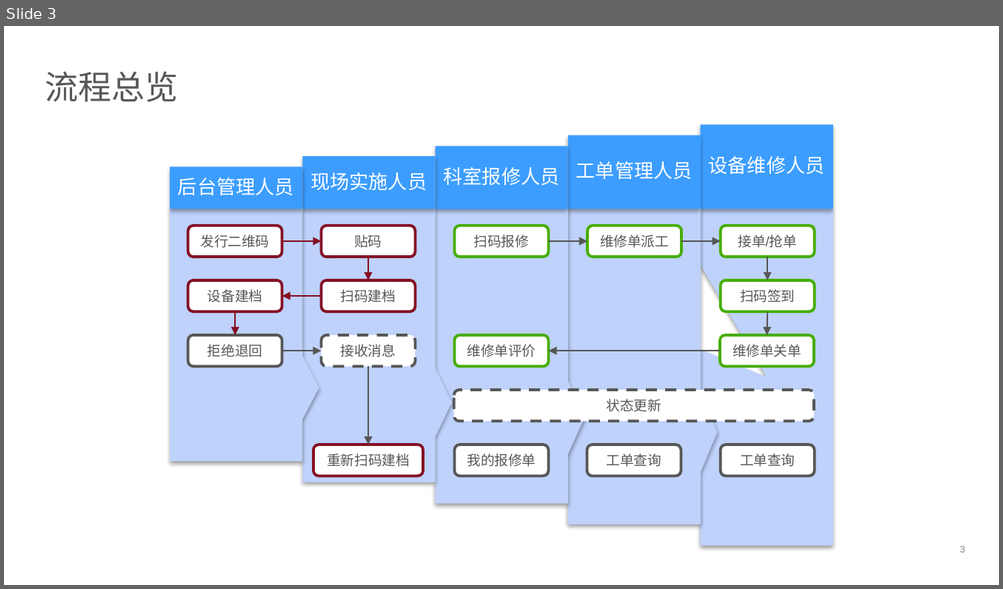
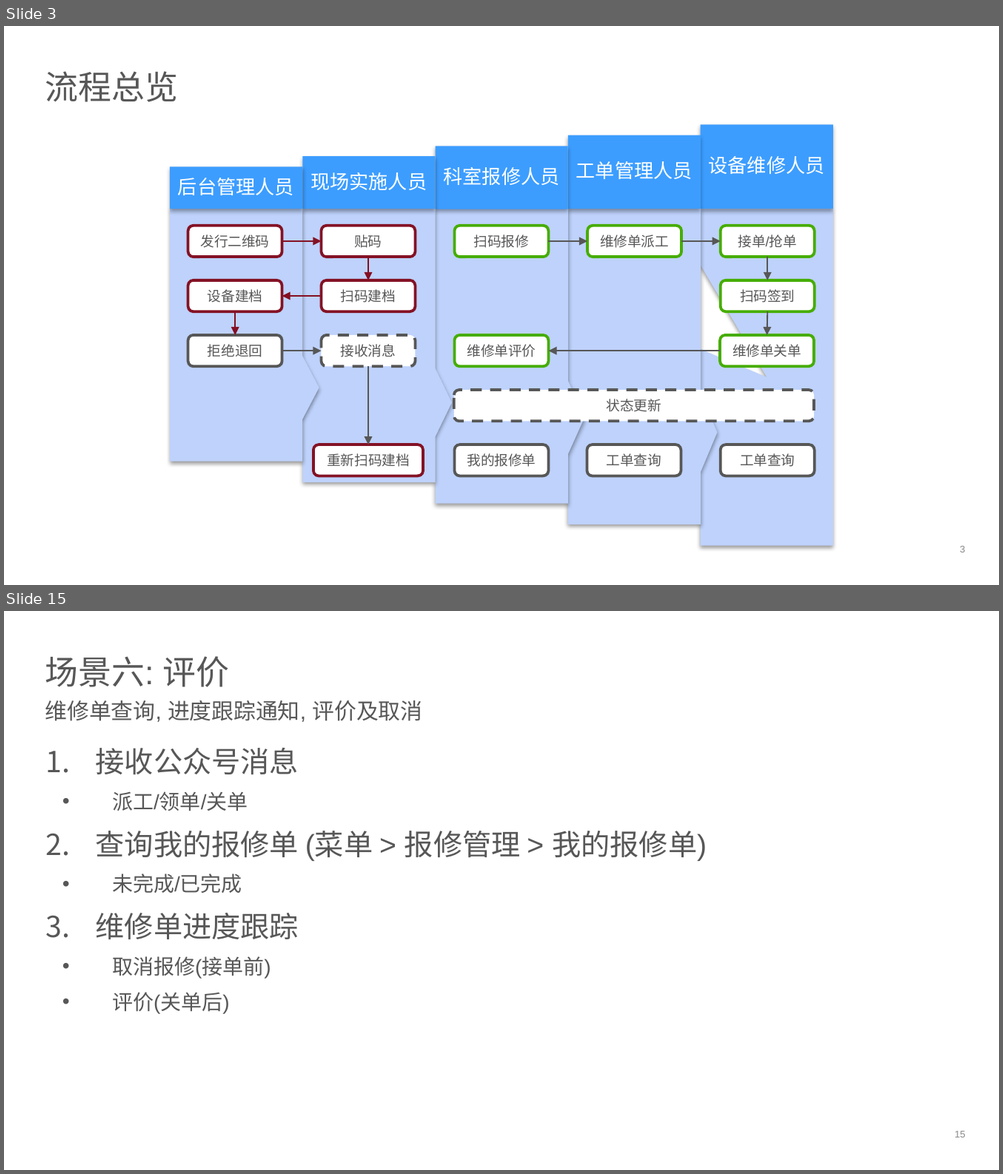
Before and after one commit to devhotmail/APMHome, a slide deck: Document/APM_userstories.pptx. Shown one above the other, each under a label of ours: slide 3 before the commit, slides 3 and 15 after it; the slides between them are not shown. The pictures are 1003x589 and 1003x1174 pixels, drawn with LibreOffice and Linux fonts; fonts in the diff are those of the drawing; background and template pictures are left out. Boxes give left, top, right and bottom in pixels: in the first picture for what was removed or moved away, otherwise in the second. Text is boxed around its words. In the diff, an @@ line names an element or a change of style, - is before the commit and + after.

```diff
--- a/Document/APM_userstories.pptx
+++ b/Document/APM_userstories.pptx
@@ slide 15 added at (4,611,999,1170), background #FFFFFF @@
@@ title added at (45,656,230,687), 24 pt, text #575757 @@
+场景六: 评价
@@ text added at (45,701,423,722), 16 pt, text #575757 @@
+维修单查询, 进度跟踪通知, 评价及取消
@@ text added at (96,748,706,1014), 21 pt, text #575757 @@
+1. 接收公众号消息
+  • 派工/领单/关单
+2. 查询我的报修单 (菜单 > 报修管理 > 我的报修单)
+  • 未完成/已完成
+3. 维修单进度跟踪
+  • 取消报修(接单前)
+  • 评价(关单后)
@@ page number added at (954,1131,965,1138), 7 pt, text #898989 @@
+15
```
Also in this commit, not shown: 7 slides changed, 5 other slides added.
